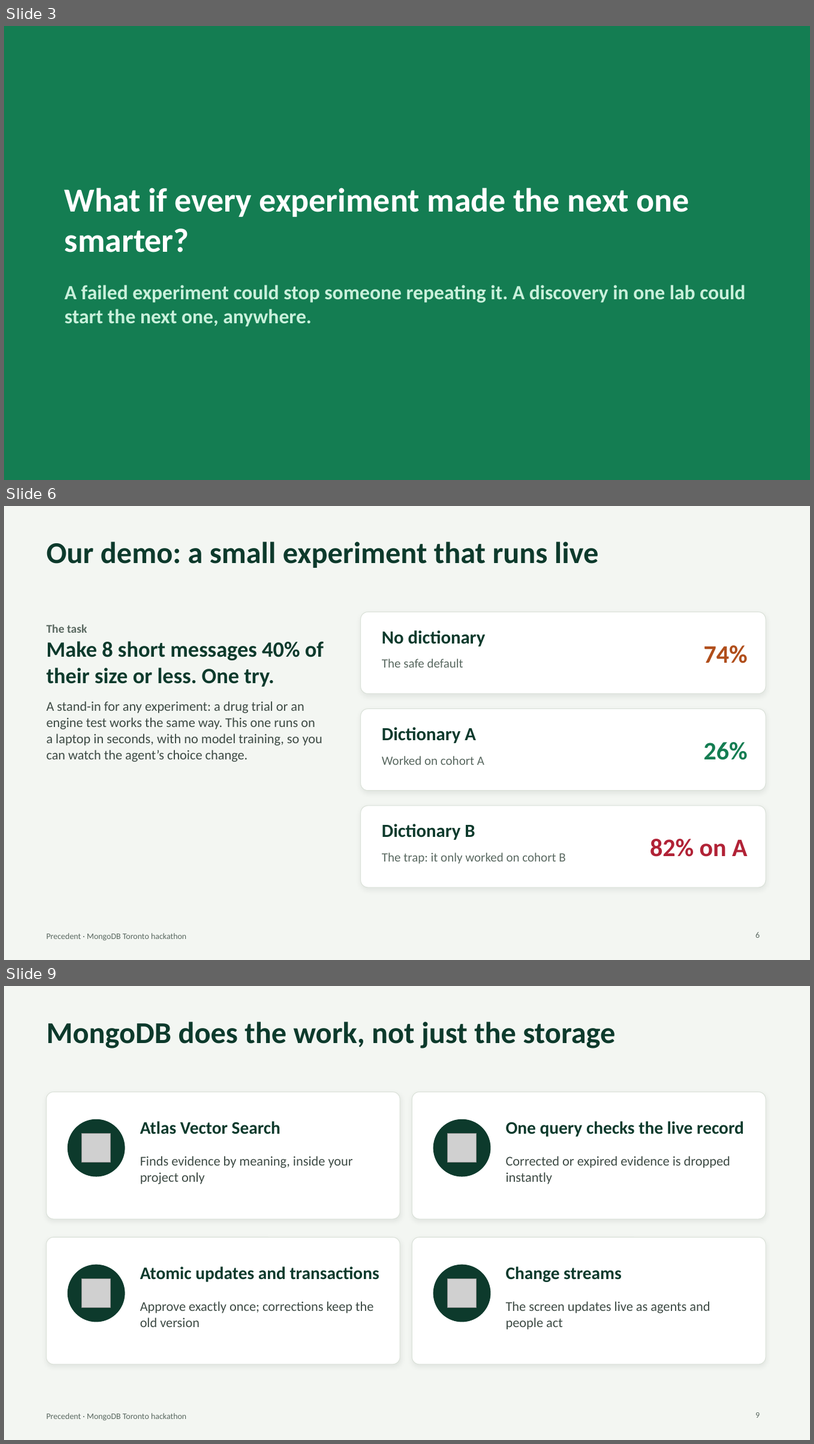
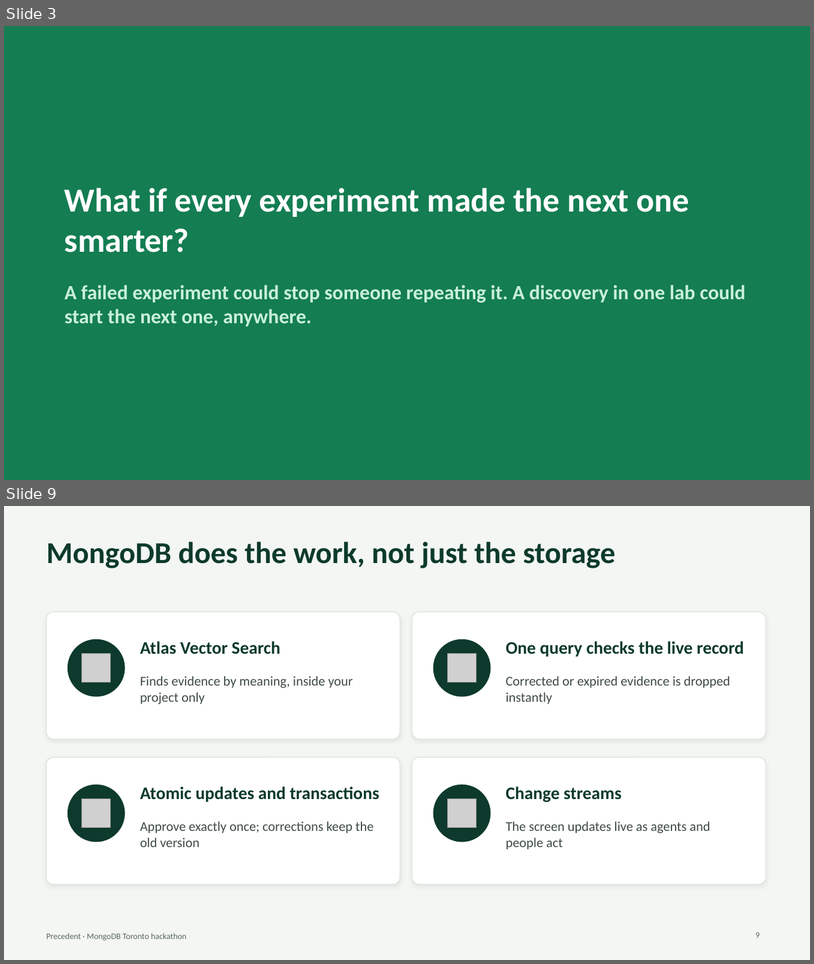
Before and after one commit to SalmaRoshdy-YG/Hackathon-project, a slide deck: docs/deck/precedent-deck.pptx. Shown one above the other, each under a label of ours: slides 3, 6 and 9 before the commit, slides 3 and 9 after it; the slides between them are not shown. The pictures are 814x1444 and 814x964 pixels, drawn with LibreOffice and Linux fonts; fonts in the diff are those of the drawing; grey boxes stand for pictures. Boxes give left, top, right and bottom in pixels: in the first picture for what was removed or moved away, otherwise in the second. Text is boxed around its words. In the diff, an @@ line names an element or a change of style, - is before the commit and + after.

```diff
--- a/docs/deck/precedent-deck.pptx
+++ b/docs/deck/precedent-deck.pptx
@@ slide 6 removed at [4,506,810,960], background #F3F6F2; not listed: 1 template element that a slide beside it also shows @@
@@ title removed at [47,541,599,568] @@
-Our demo: a small experiment that runs live
@@ rounded rectangle removed at [361,612,766,694] @@
@@ text removed at [47,624,324,762] @@
-The task
-Make 8 short messages 40% of their size or less. One try.
-A stand-in for any experiment: a drug trial or an engine test works the same way. This one runs on a laptop in seconds, with no model training, so you can watch the agent’s choice change.
@@ text removed at [382,630,486,646] @@
-No dictionary
@@ text removed at [704,645,748,663] @@
-74%
@@ text removed at [382,658,464,667] @@
-The safe default
@@ rounded rectangle removed at [361,709,766,790] @@
@@ text removed at [382,727,476,743] @@
-Dictionary A
@@ text removed at [382,756,485,765] @@
-Worked on cohort A
@@ text removed at [704,742,748,760] @@
-26%
@@ rounded rectangle removed at [361,805,766,887] @@
@@ text removed at [382,823,475,840] @@
-Dictionary B
@@ text removed at [650,838,747,856] @@
-82% on A
@@ text removed at [382,852,566,864] @@
-The trap: it only worked on cohort B
@@ page number removed at [756,931,760,937] @@
-6
```
Also in this commit, not shown: 5 slides changed, 1 slide added, 2 other files.
